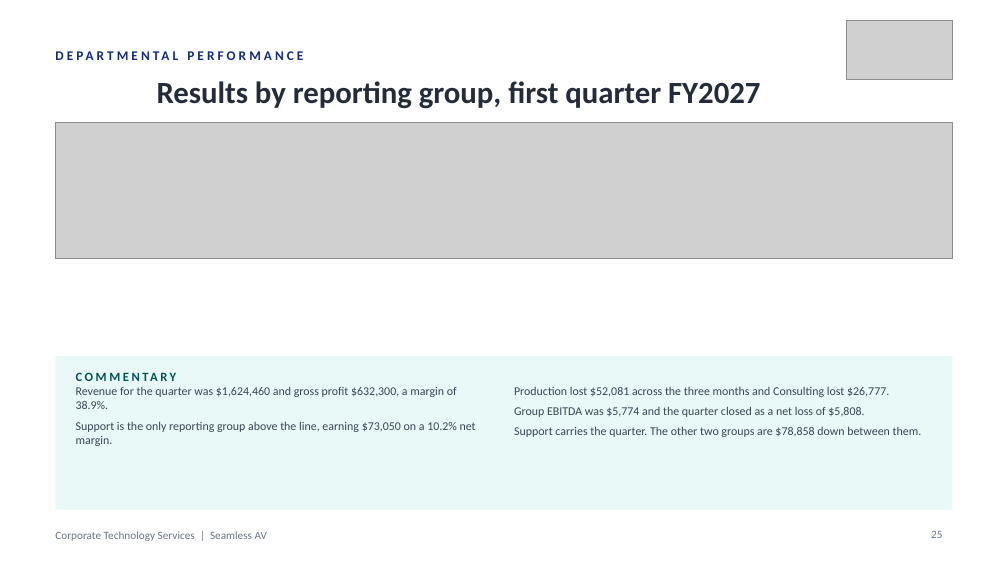
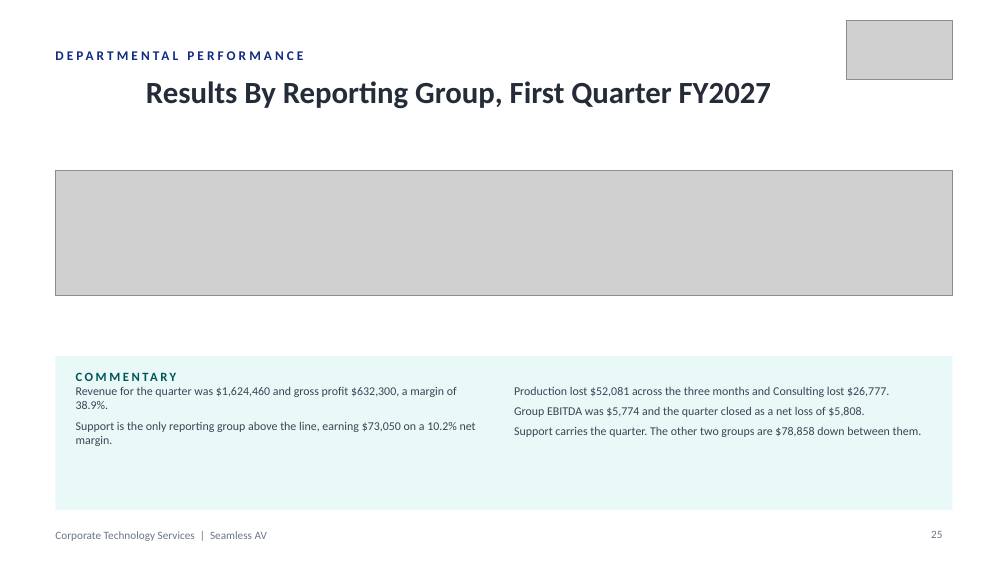
Before and after one commit to WesleyNelson-O33/Claude, a slide deck: slide 25 of deck/CTS Quarterly Business Review - Q1 FY2027.pptx. Drawn at 1008x567 pixels with LibreOffice and Linux fonts; fonts in the diff are those of the drawing; grey boxes stand for pictures. Boxes give left, top, right and bottom in pixels: in the first picture for what was removed or moved away, otherwise in the second. Text is boxed around its words. In the diff, an @@ line names an element or a change of style, - is before the commit and + after.

```diff
--- a/deck/CTS Quarterly Business Review - Q1 FY2027.pptx
+++ b/deck/CTS Quarterly Business Review - Q1 FY2027.pptx
@@ text at [146, 81, 771, 109]: text changed @@
-Results by reporting group, first quarter FY2027
+Results By Reporting Group, First Quarter FY2027
@@ picture: place and size @@
-picture at [55, 123, 953, 259]
+picture at [55, 171, 953, 296]
```
Also in this commit, not shown: 43 other slides changed, 1 slide added, 17 other files.
